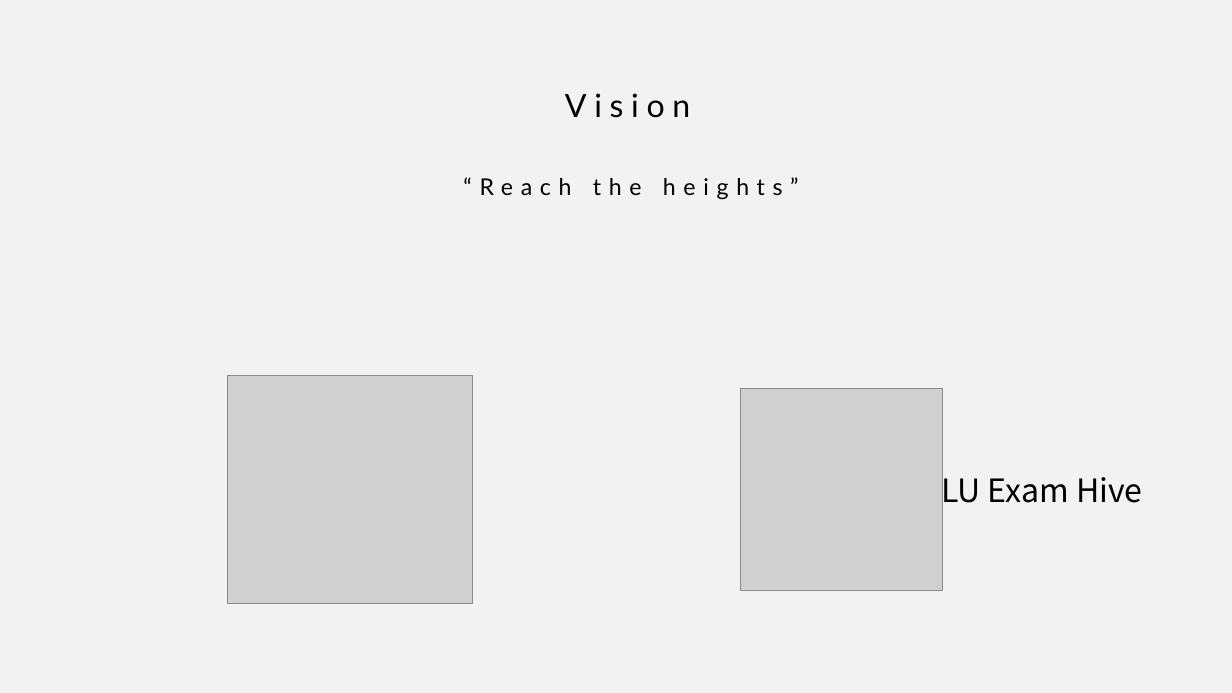
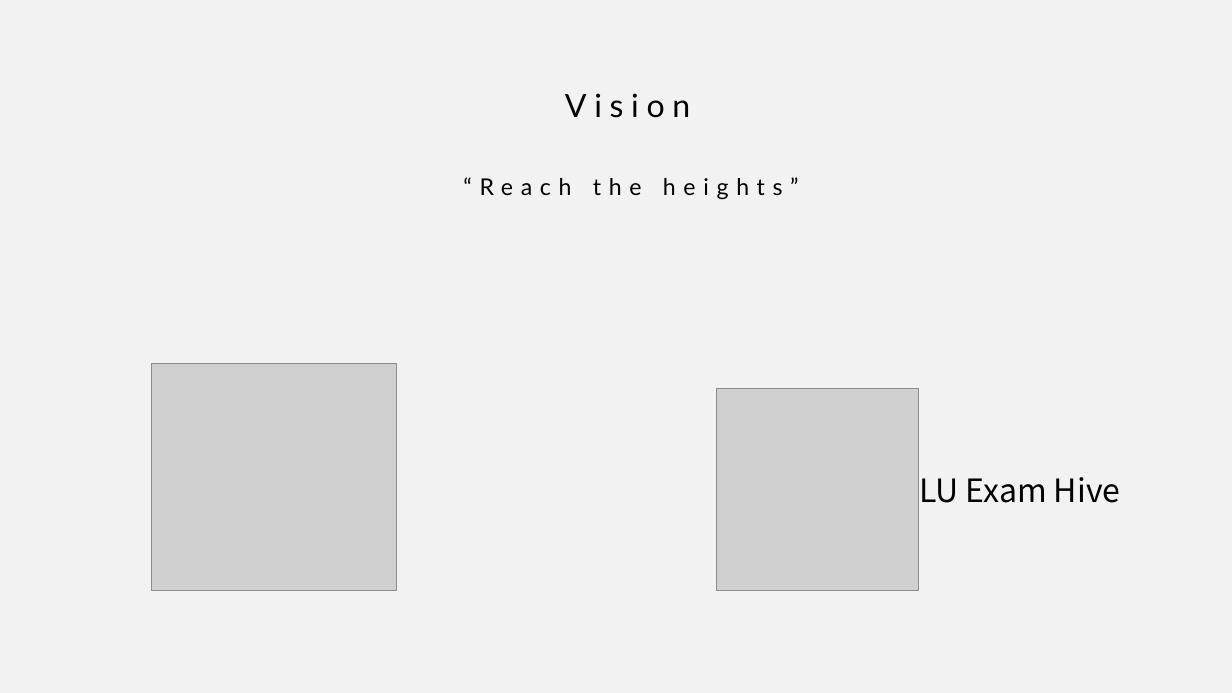
Before and after one commit to MohiPabel/Project-Essentials, a slide deck: slide 6 of PPTX/LU Exam Hive-Mz.pptx. Drawn at 1232x693 pixels with LibreOffice and Linux fonts; fonts in the diff are those of the drawing; grey boxes stand for pictures. Boxes give left, top, right and bottom in pixels: in the first picture for what was removed or moved away, otherwise in the second. Text is boxed around its words. In the diff, an @@ line names an element or a change of style, - is before the commit and + after.

```diff
--- a/PPTX/LU Exam Hive-Mz.pptx
+++ b/PPTX/LU Exam Hive-Mz.pptx
@@ picture: place and size @@
-picture at [227,376,473,604]
+picture at [152,363,397,591]
@@ picture: place and size @@
-picture at [741,389,943,591]
+picture at [716,389,918,591]
@@ text "LU Exam Hive" rewrapped from [941,469,1142,510] to [919,477,1120,503] @@
```
Also in this commit, not shown: 2 other slides changed.
